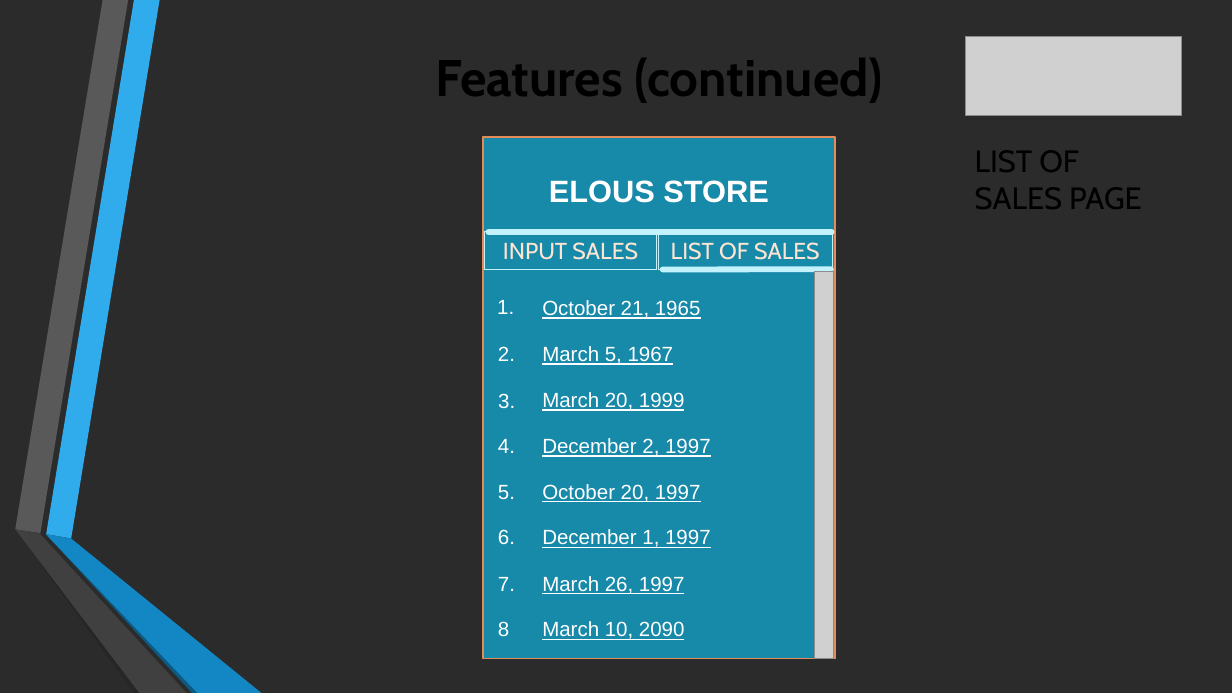
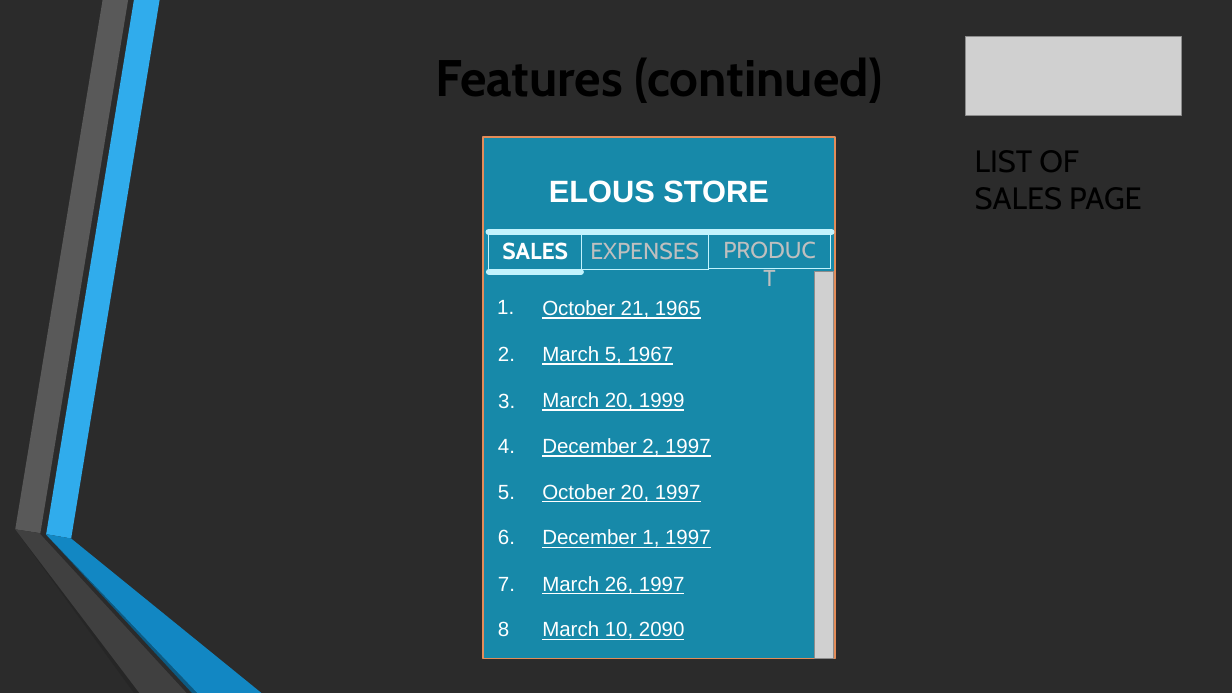
Before and after one commit to jgtadeo/Project--MOBAPPL, a slide deck: slide 17 of Mobile Application.pptx (slide 10 before the commit). Drawn at 1232x693 pixels with LibreOffice and Linux fonts; fonts in the diff are those of the drawing; grey boxes stand for pictures; background and template pictures are left out; a plain dark background stands for a picture behind light text. Boxes give left, top, right and bottom in pixels: in the first picture for what was removed or moved away, otherwise in the second. Text is boxed around its words. In the diff, an @@ line names an element or a change of style, - is before the commit and + after.

```diff
--- a/Mobile Application.pptx
+++ b/Mobile Application.pptx
@@ rectangle removed at [484, 232, 657, 269] @@
-INPUT SALES
@@ rectangle "SALES": place and size @@
-rectangle "SALES" at [658, 232, 832, 269]
+rectangle "SALES" at [489, 232, 581, 269]
@@ rectangle added at [581, 232, 709, 269], outline #C2F3FD 0.75 pt, 18 pt, text #BFBFBF @@
+EXPENSES
@@ rectangle added at [709, 231, 831, 268], outline #C2F3FD 0.75 pt, 18 pt, text #BFBFBF @@
+PRODUCT
@@ text in rectangle at [502, 242, 568, 260]: text changed; text colour #FDE4D3 to #FFFFFF; bold on @@
-LIST OF SALES
+SALES
@@ line moved from (663, 270) - (831, 269) to (489, 272) - (581, 272) @@
```
Also in this commit, not shown: 8 other slides changed, 2 slides added.
